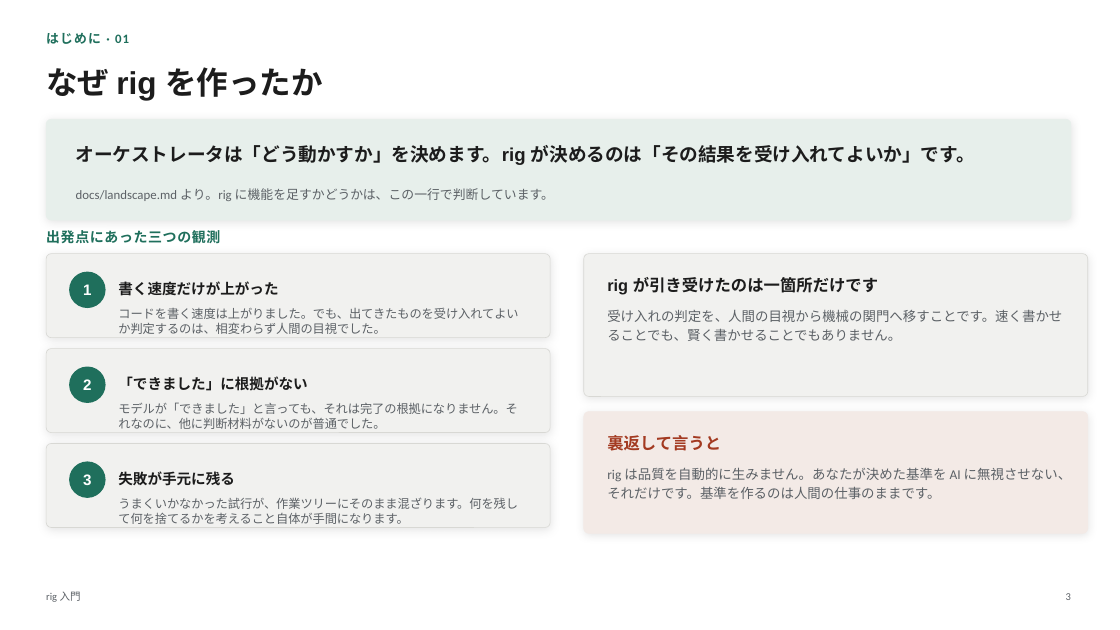
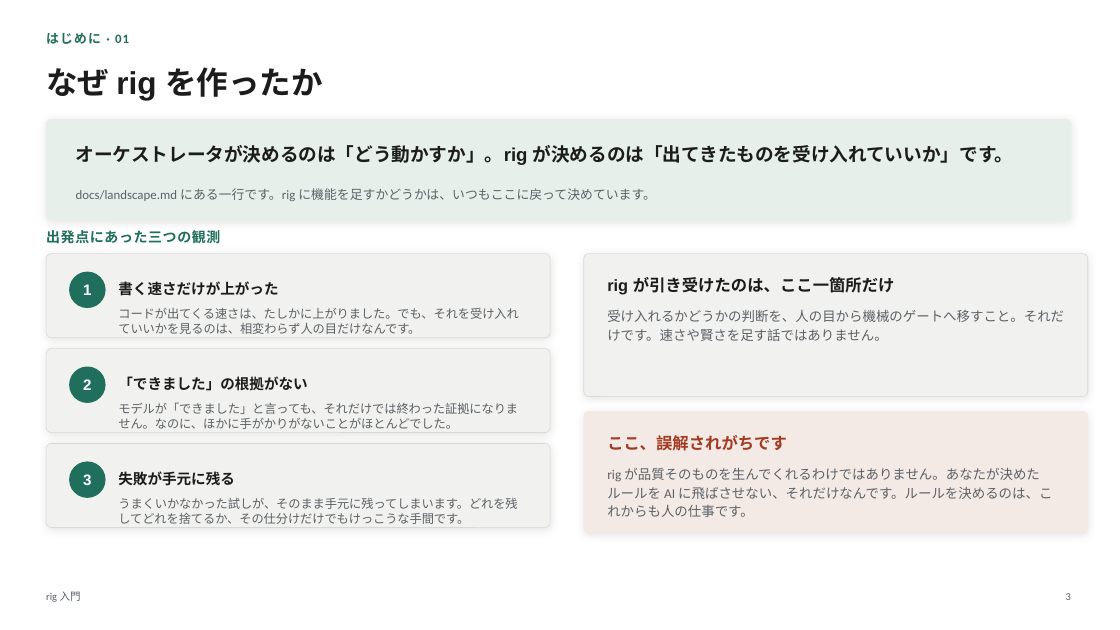
Before and after one commit to itoh-shun/rig, a slide deck: slide 3 of docs/onboarding/rig-intro.ja.pptx. Drawn at 1120x630 pixels with LibreOffice and Linux fonts; fonts in the diff are those of the drawing. Boxes give left, top, right and bottom in pixels: in the first picture for what was removed or moved away, otherwise in the second. Text is boxed around its words. In the diff, an @@ line names an element or a change of style, - is before the commit and + after.

```diff
--- a/docs/onboarding/rig-intro.ja.pptx
+++ b/docs/onboarding/rig-intro.ja.pptx
@@ text at box(76, 145, 1014, 165): text changed @@
-オーケストレータは「どう動かすか」を決めます。rig が決めるのは「その結果を受け入れてよいか」です。
+オーケストレータが決めるのは「どう動かすか」。rig が決めるのは「出てきたものを受け入れていいか」です。
@@ text at box(76, 188, 656, 201): text changed @@
-docs/landscape.md より。rig に機能を足すかどうかは、この一行で判断しています。
+docs/landscape.md にある一行です。rig に機能を足すかどうかは、いつもここに戻って決めています。
@@ text at box(118, 281, 278, 296): text changed @@
-書く速度だけが上がった
+書く速さだけが上がった
@@ text at box(607, 277, 895, 295): text changed @@
-rig が引き受けたのは一箇所だけです
+rig が引き受けたのは、ここ一箇所だけ
@@ text at box(118, 308, 518, 334): text changed @@
-コードを書く速度は上がりました。でも、出てきたものを受け入れてよいか判定するのは、相変わらず人間の目視でした。
+コードが出てくる速さは、たしかに上がりました。でも、それを受け入れていいかを見るのは、相変わらず人の目だけなんです。
@@ text at box(607, 310, 1064, 341): text changed @@
-受け入れの判定を、人間の目視から機械の関門へ移すことです。速く書かせることでも、賢く書かせることでもありません。
+受け入れるかどうかの判断を、人の目から機械のゲートへ移すこと。それだけです。速さや賢さを足す話ではありません。
@@ text at box(118, 376, 307, 391): text changed @@
-「できました」に根拠がない
+「できました」の根拠がない
@@ text at box(118, 402, 518, 429): text changed @@
-モデルが「できました」と言っても、それは完了の根拠になりません。それなのに、他に判断材料がないのが普通でした。
+モデルが「できました」と言っても、それだけでは終わった証拠になりません。なのに、ほかに手がかりがないことがほとんどでした。
@@ text at box(607, 435, 787, 451): text changed @@
-裏返して言うと
+ここ、誤解されがちです
@@ text at box(607, 467, 1052, 517): text changed @@
-rig は品質を自動的に生みません。あなたが決めた基準を AI に無視させない、それだけです。基準を作るのは人間の仕事のままです。
+rig が品質そのものを生んでくれるわけではありません。あなたが決めたルールを AI に飛ばさせない、それだけなんです。ルールを決めるのは、これからも人の仕事です。
@@ text at box(118, 498, 517, 524): text changed @@
-うまくいかなかった試行が、作業ツリーにそのまま混ざります。何を残して何を捨てるかを考えること自体が手間になります。
+うまくいかなかった試しが、そのまま手元に残ってしまいます。どれを残してどれを捨てるか、その仕分けだけでもけっこうな手間です。
```
Also in this commit, not shown: 30 other slides changed, 4 other files.
